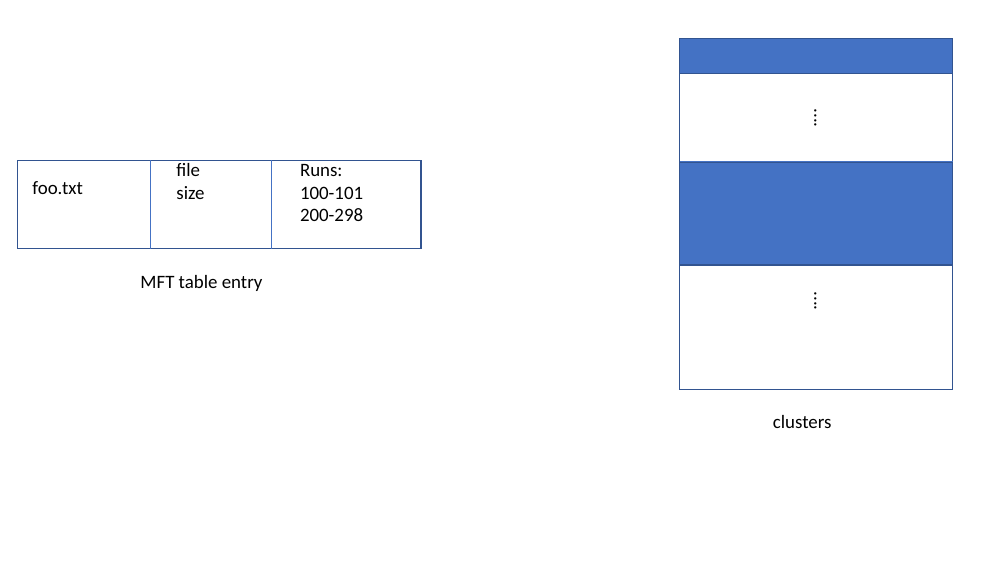
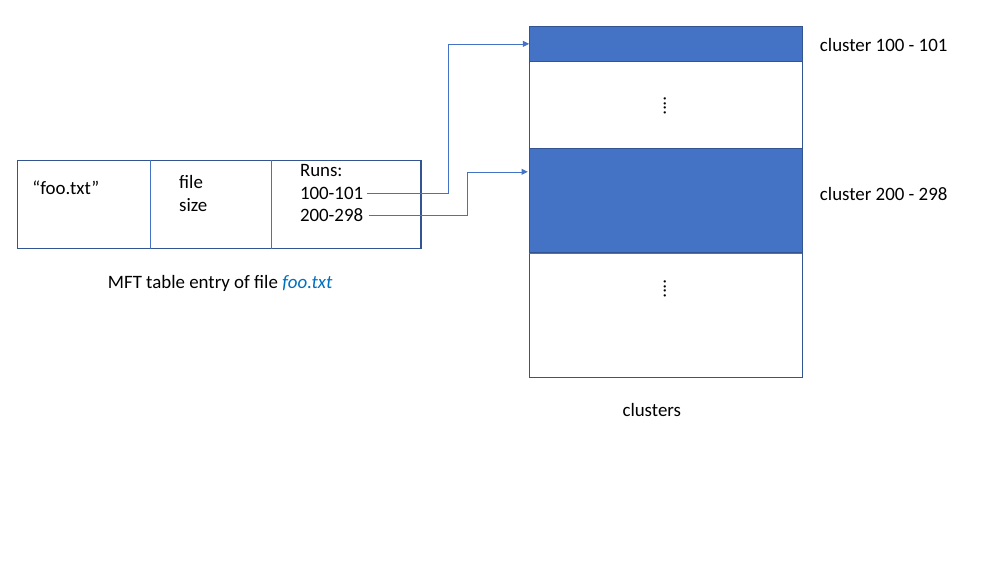
Before and after one commit to sankardasroy/Digital-Forensics-Research, a slide deck: slide 1 of dfr_metadata/paper/fig/ntfs.pptx. Drawn at 1008x567 pixels with LibreOffice and Linux fonts; fonts in the diff are those of the drawing. Boxes give left, top, right and bottom in pixels: in the first picture for what was removed or moved away, otherwise in the second. Text is boxed around its words. In the diff, an @@ line names an element or a change of style, - is before the commit and + after.

```diff
--- a/dfr_metadata/paper/fig/ntfs.pptx
+++ b/dfr_metadata/paper/fig/ntfs.pptx
@@ elbow arrow added from (368, 194) to (529, 44), #4472C4 0.5 pt @@
@@ text added at box(820, 38, 948, 51), 18 pt, text #000000 @@
+cluster 100 - 101
@@ 3 rectangles: place and size @@
-3 rectangles at box(680, 39, 953, 389)
+3 rectangles at box(529, 26, 802, 377)
@@ text "file": place and size @@
-text "file" at box(176, 160, 204, 199)
+text "file" at box(179, 175, 207, 211)
@@ elbow arrow added from (369, 215) to (528, 172), #4472C4 0.5 pt @@
@@ text at box(32, 180, 99, 194): text changed @@
-foo.txt
+“foo.txt”
@@ text added at box(820, 187, 948, 200), 18 pt, text #000000 @@
+cluster 200 - 298
@@ text at box(108, 275, 332, 291): text changed @@
-MFT table entry
+MFT table entry of file foo.txt
@@ 3 texts, 3 lines: place and size @@
-3 texts, 3 lines at box(680, 73, 953, 428)
+3 texts, 3 lines at box(529, 61, 802, 416)
```
Also in this commit, not shown: 7 other files.
